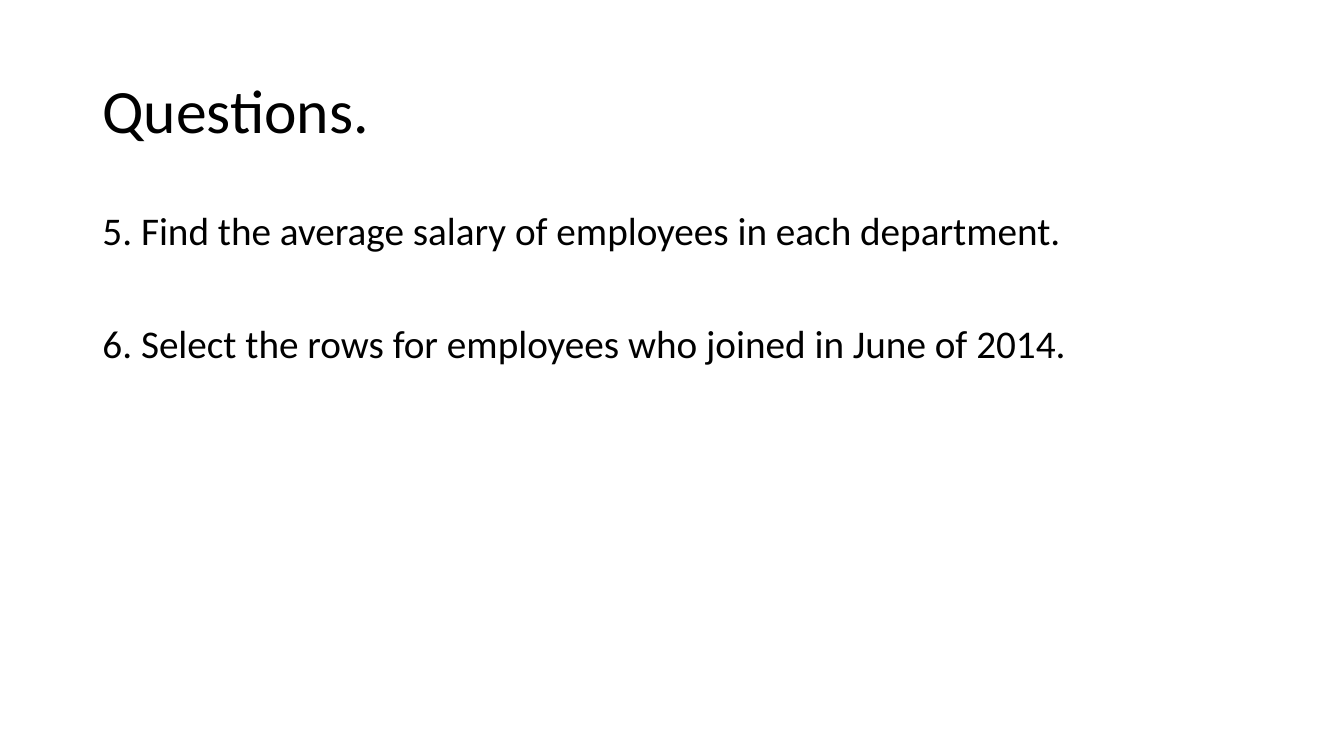
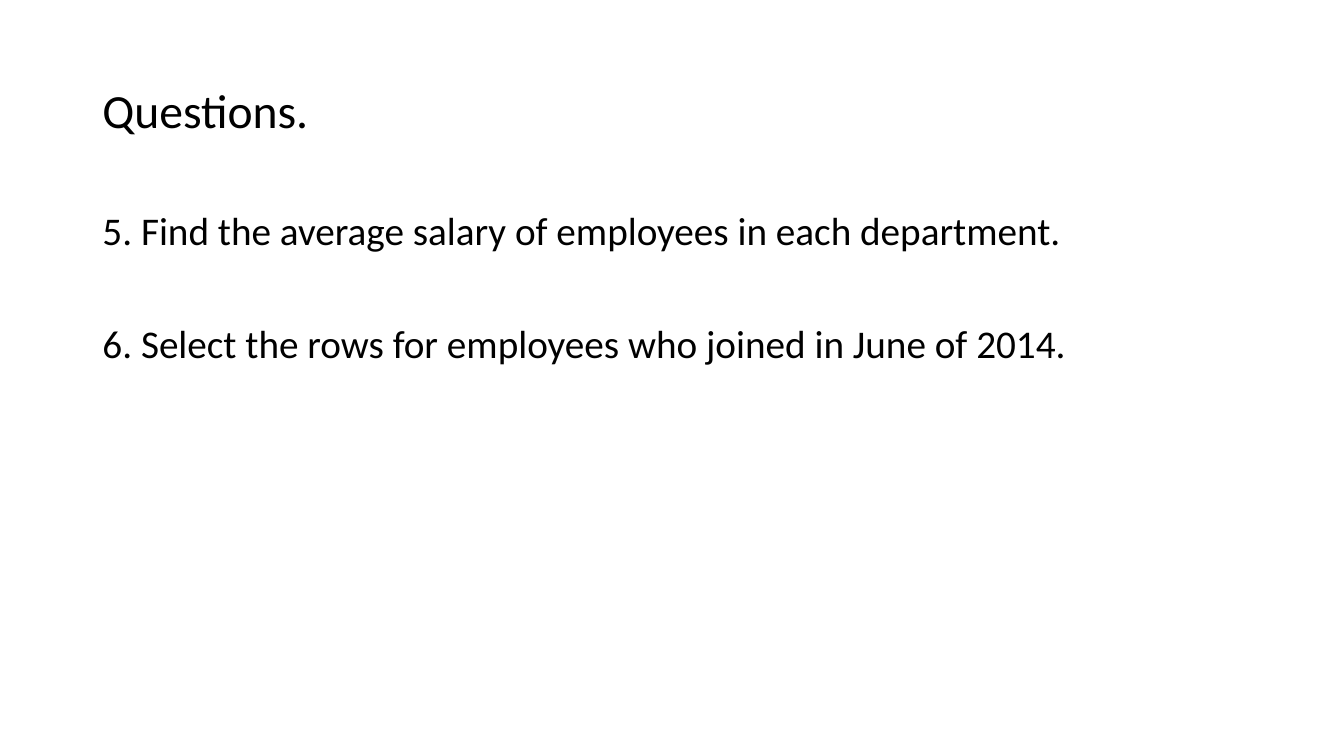
Before and after one commit to vvthakral/data-science-bootcamp, a slide deck: slide 22 of week-2-sql/sql.pptx. Drawn at 1344x756 pixels with LibreOffice and Linux fonts; fonts in the diff are those of the drawing. Boxes give left, top, right and bottom in pixels: in the first picture for what was removed or moved away, otherwise in the second. Text is boxed around its words. In the diff, an @@ line names an element or a change of style, - is before the commit and + after.

```diff
--- a/week-2-sql/sql.pptx
+++ b/week-2-sql/sql.pptx
@@ title "Questions." at (102,95,308,135): size 44 to 34 pt @@
```
Also in this commit, not shown: 6 other slides changed, 4 other files.
